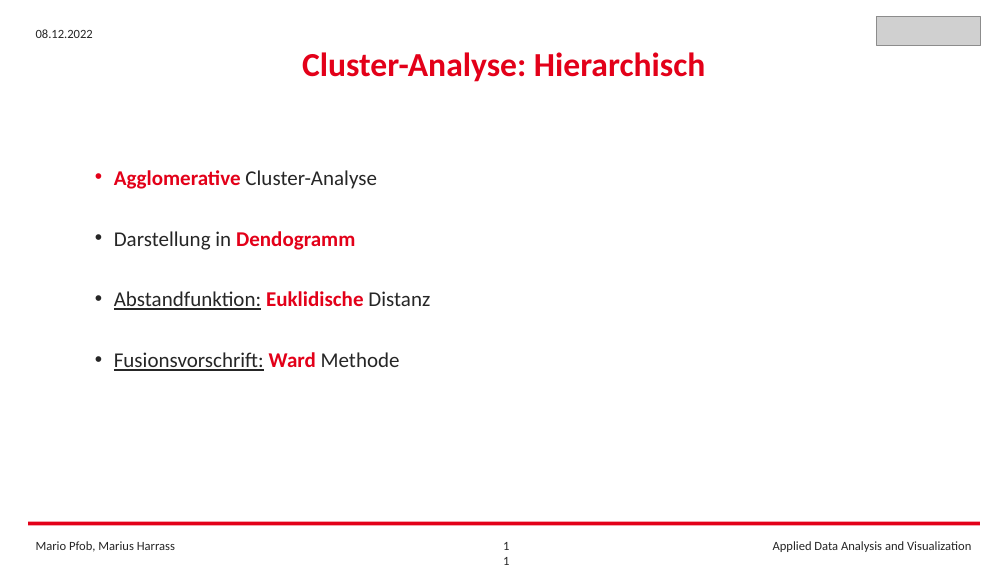
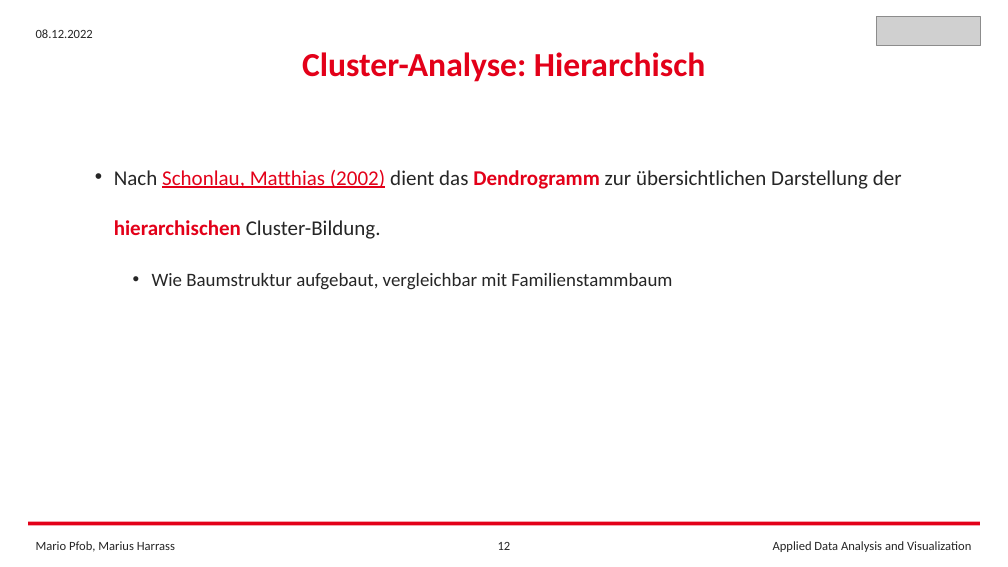
Before and after one commit to FrankCastlepancakes/ClusteringScikitLearn, a slide deck: slide 12 of Clustering_Scikit_Learn.pptx (slide 11 before the commit). Drawn at 1008x567 pixels with LibreOffice and Linux fonts; fonts in the diff are those of the drawing; grey boxes stand for pictures. Boxes give left, top, right and bottom in pixels: in the first picture for what was removed or moved away, otherwise in the second. Text is boxed around its words. In the diff, an @@ line names an element or a change of style, - is before the commit and + after.

```diff
--- a/Clustering_Scikit_Learn.pptx
+++ b/Clustering_Scikit_Learn.pptx
@@ text at <box>114,170,902,290</box>: text changed @@
-• Agglomerative Cluster-Analyse
-• Darstellung in Dendogramm
-• Abstandfunktion: Euklidische Distanz
-• Fusionsvorschrift: Ward Methode
+• Nach Schonlau, Matthias (2002) dient das Dendrogramm zur übersichtlichen Darstellung der hierarchischen Cluster-Bildung.
+  • Wie Baumstruktur aufgebaut, vergleichbar mit Familienstammbaum
@@ page number at <box>498,542,511,550</box>: text changed @@
-11
+12
```
Also in this commit, not shown: 6 other slides changed, 9 slides added, 2 other files.
